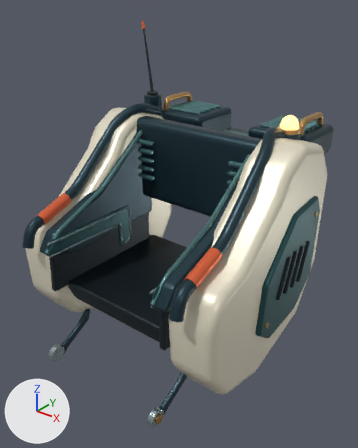
A saved change to the FBX model TunaSweeper/SourceArt/Characters/Hopper/Mk2/SM_Mk2_Body_Seated_Surround.fbx.
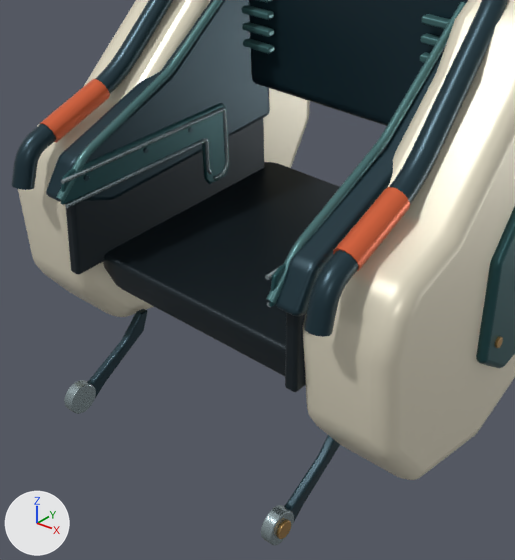
Each version appears first whole from a 50 mm camera at (1.053, -1.303, 2.322) aimed at (0.012, -0.001, 1.514), and next in a close-up on the part from 5% to 77% of the width and 34% to 97% of the height. The axes (+X, +Y, +Z) are drawn at lower left. The lights are the same throughout. The last two pictures show the newer version. Vertices at exactly the same position are counted once.

Names of what the first close-up shows: 'SM_Mk2_Body_Seated_Surround'.
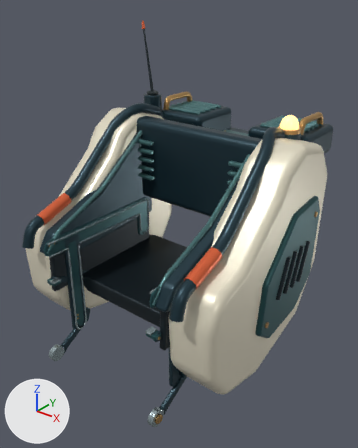
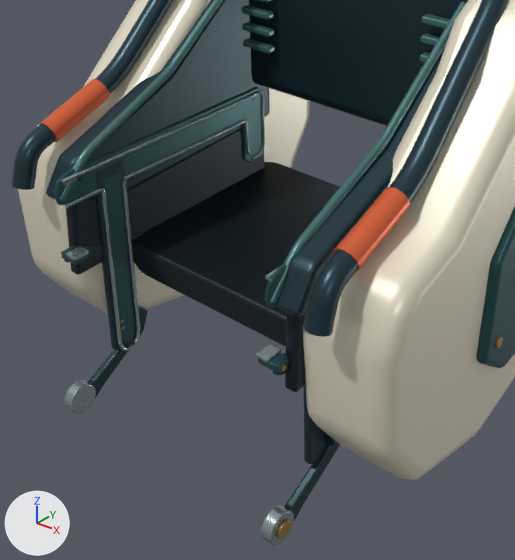
What differs and where, as boxes [x1, y1, x2, y2] in the close-ups (515 x 560 px):
part 1 of me_coaming___recessed_service_hatch_002, added: after [123, 119, 250, 181]
part 2 of me_coaming___recessed_service_hatch_002, deleted: before [83, 127, 193, 181]
part 3 of me_coaming___recessed_service_hatch_002, reshaped: before [61, 103, 340, 376]; after [54, 87, 340, 464]

Diff of the bpy script that builds the scene:
```diff
--- a/TunaSweeper/SourceArt/Characters/Hopper/Mk2/SM_Mk2_Body_Seated_Surround.fbx.py
+++ b/TunaSweeper/SourceArt/Characters/Hopper/Mk2/SM_Mk2_Body_Seated_Surround.fbx.py
@@ me_coaming___recessed_service_hatch_002 @@
 # used by ob_sm_mk2_body_seated_surround; location = (0.0, 0.0, 0.0)
-me_coaming___recessed_service_hatch_002.from_pydata(...)  # 25383 vertices, 25211 faces; spans x -0.462..0.462, y -0.453..0.538, z 1.015..2.185
+me_coaming___recessed_service_hatch_002.from_pydata(...)  # 37636 vertices, 37459 faces; spans x -0.462..0.462, y -0.453..0.538, z 1.015..2.185
+# me_coaming___recessed_service_hatch_002 part 1: the loose piece of 192 vertices spanning x -0.239..-0.231, y -0.41..-0.057, z 1.387..1.471 is copied, and the copy is scaled about its middle by (1, 0.956, 0.998), then moved by (0.0, 0.122, 0.0); it spans x -0.239..-0.231, y -0.28..0.057, z 1.388..1.471
+# me_coaming___recessed_service_hatch_002 part 2: 6 loose pieces with 2592 vertices, spanning x -0.246..0.246, y -0.366..-0.101, z 1.497..1.507, are deleted
+# me_coaming___recessed_service_hatch_002 part 3: 2 vertices moved within x -0.244..0.244, y 0.149, z 1.325; 2419 vertices removed from x -0.278..0.278, y -0.415..0.151, z 1.258..1.526; 15584 vertices added at x -0.278..0.278, y -0.425..0.152, z 1.095..1.526
+# other edits to the shape of me_coaming___recessed_service_hatch_002 do not show in these pictures
 me_coaming___recessed_service_hatch_002.materials.append(mat_mk2_petrol)
```
